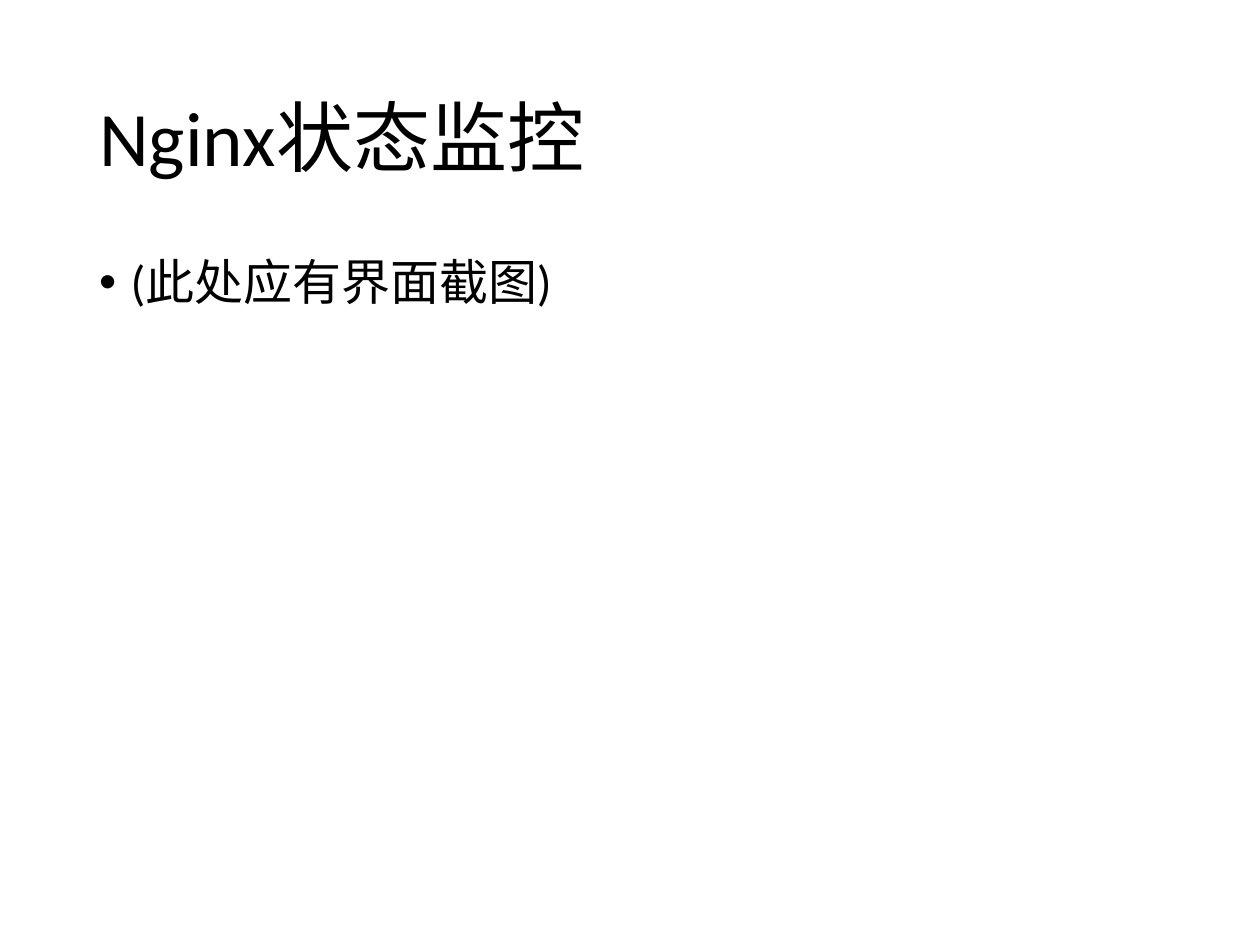
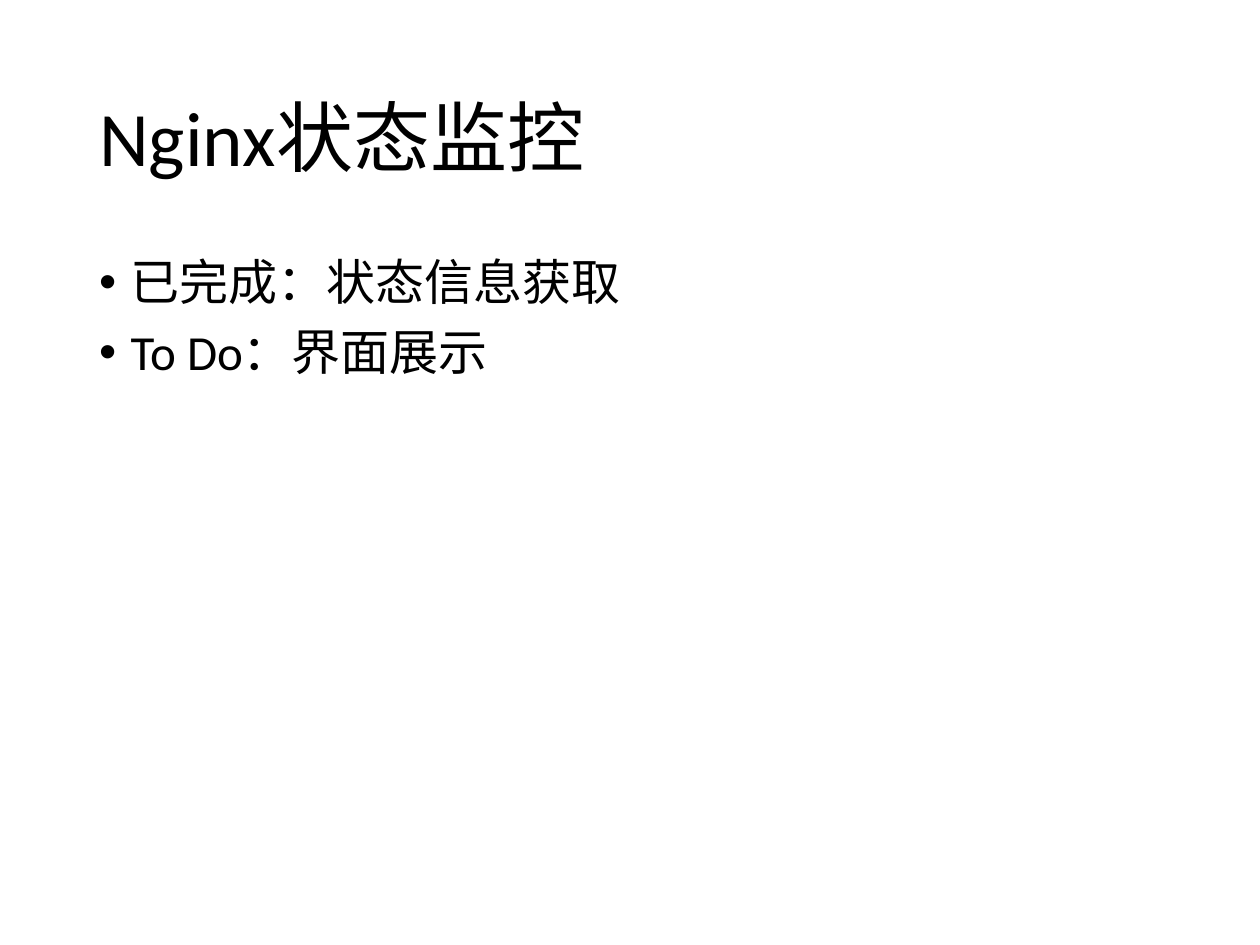
Before and after one commit to bhsei/16TeamC, a slide deck: slide 4 of 2.项目PPT/第九周进度.pptx. Drawn at 1260x945 pixels with LibreOffice and Linux fonts; fonts in the diff are those of the drawing. Boxes give left, top, right and bottom in pixels: in the first picture for what was removed or moved away, otherwise in the second. Text is boxed around its words. In the diff, an @@ line names an element or a change of style, - is before the commit and + after.

Commit message:
9-更新PPT

```diff
--- a/2.项目PPT/第九周进度.pptx
+++ b/2.项目PPT/第九周进度.pptx
@@ text at [131, 258, 620, 374]: text changed @@
-• (此处应有界面截图)
+• 已完成：状态信息获取
+• To Do：界面展示
```
